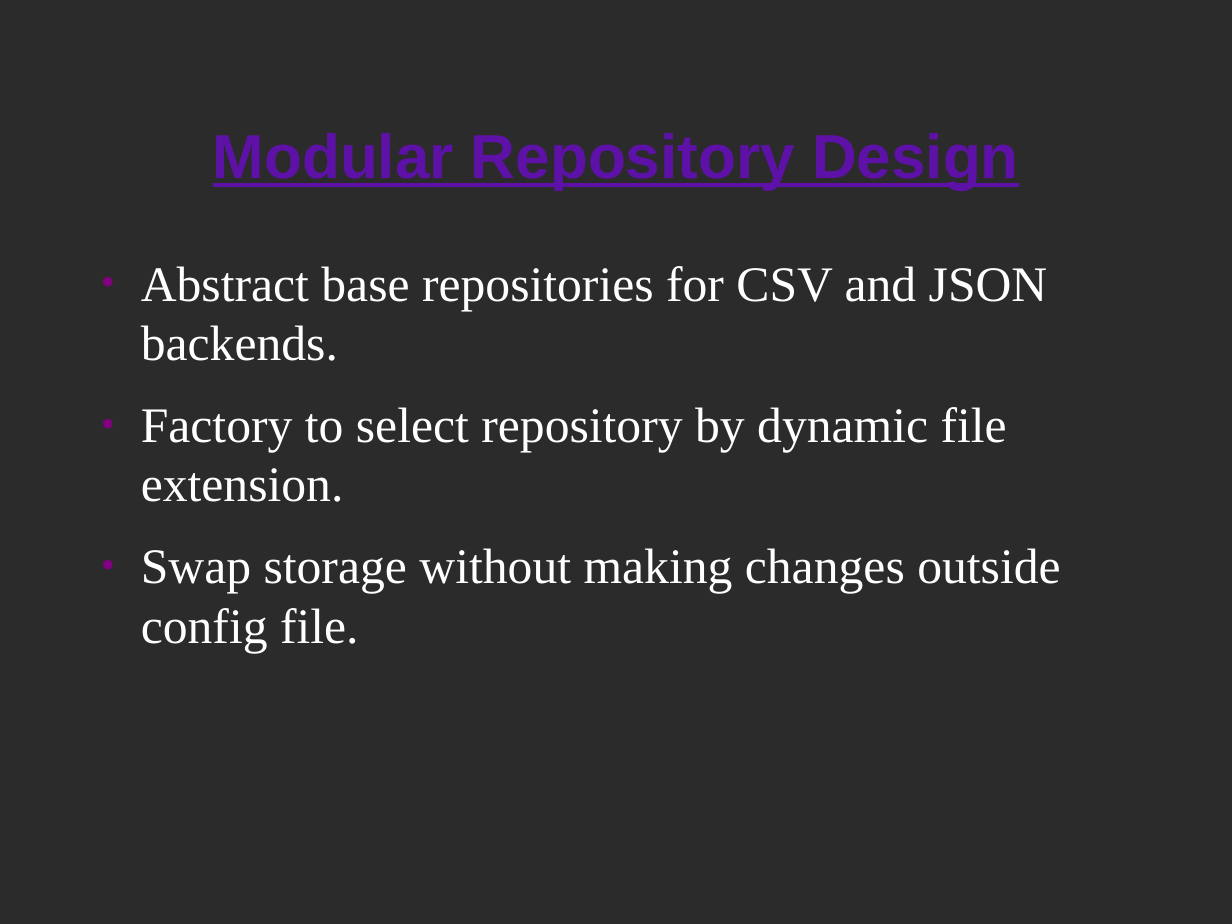
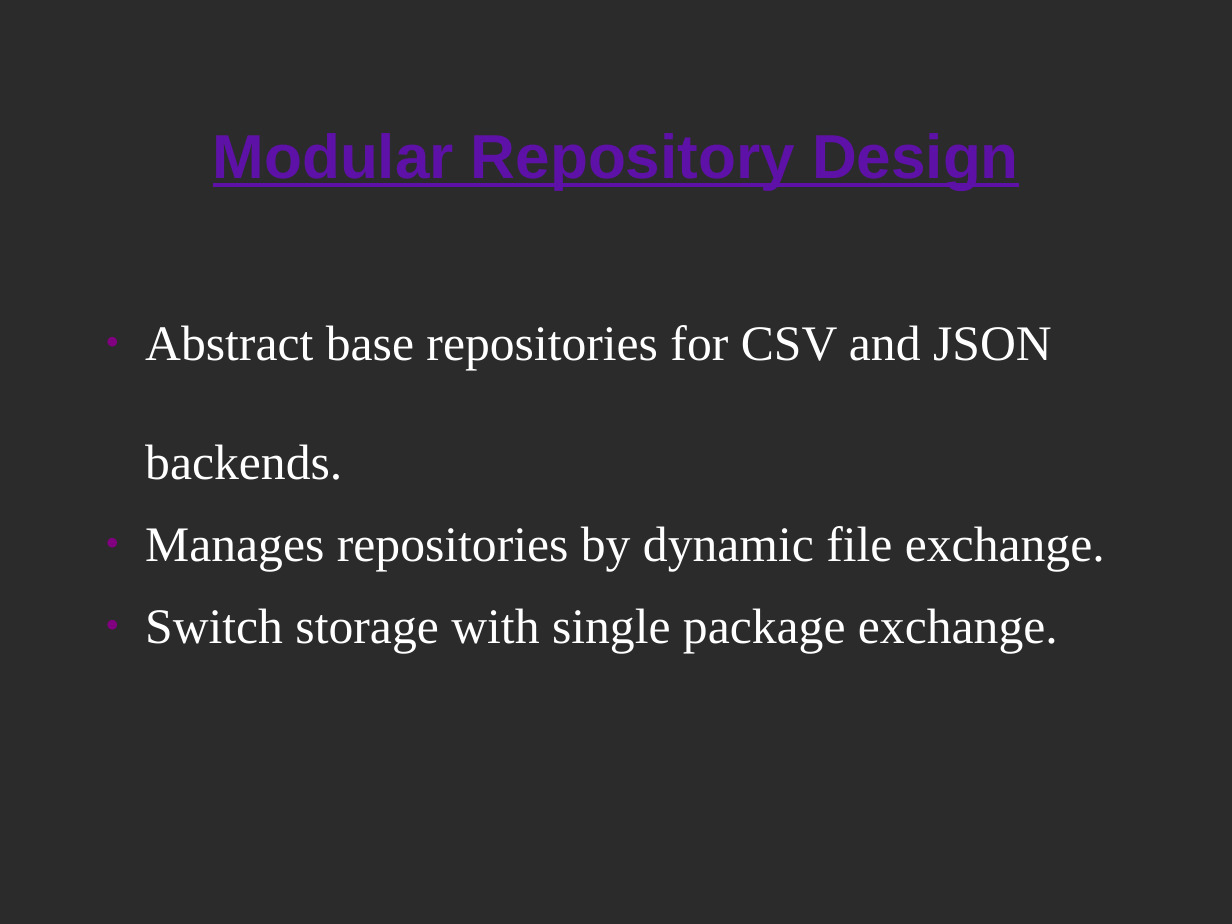
Before and after one commit to NaimStuDCI/OOPSIE2, a slide deck: slide 3 of warehouse/Presentation/OOPSIE 2.0 PRESENTATION REFACTORIZED.odp. Drawn at 1232x924 pixels with LibreOffice and Linux fonts; fonts in the diff are those of the drawing; background and template pictures are left out; a plain dark background stands for a picture behind light text. Boxes give left, top, right and bottom in pixels: in the first picture for what was removed or moved away, otherwise in the second. Text is boxed around its words. In the diff, an @@ line names an element or a change of style, - is before the commit and + after.

Commit message:
changed presentation

```diff
--- a/warehouse/Presentation/OOPSIE 2.0 PRESENTATION REFACTORIZED.odp
+++ b/warehouse/Presentation/OOPSIE 2.0 PRESENTATION REFACTORIZED.odp
@@ text at [145, 325, 1052, 480]: line spacing 1 to 2 @@
@@ text at [145, 526, 1105, 653]: text changed @@
-● Factory to select repository by dynamic file extension.
-● Swap storage without making changes outside config file.
+● Manages repositories by dynamic file exchange.
+● Switch storage with single package exchange.
```
